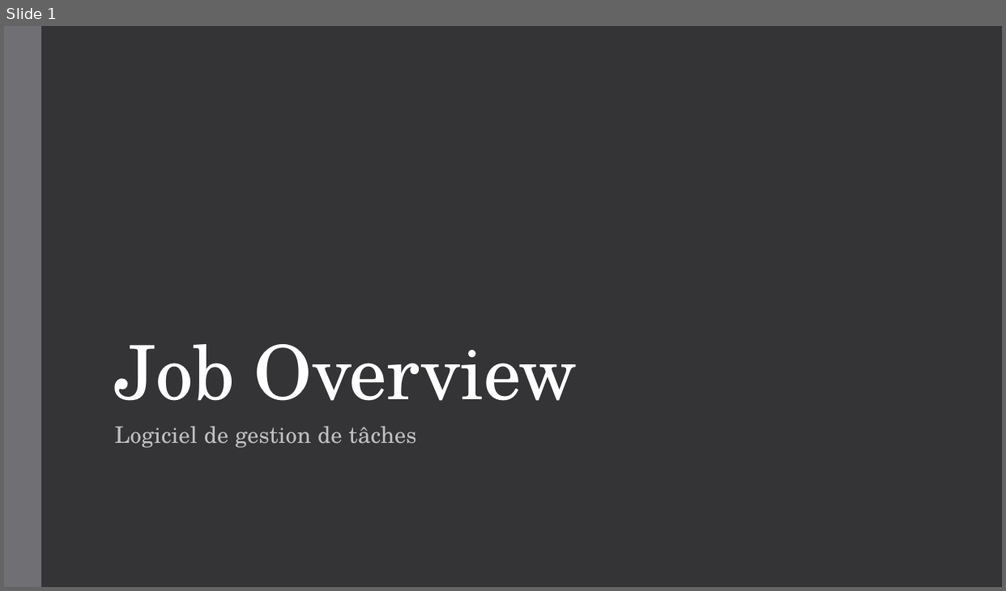
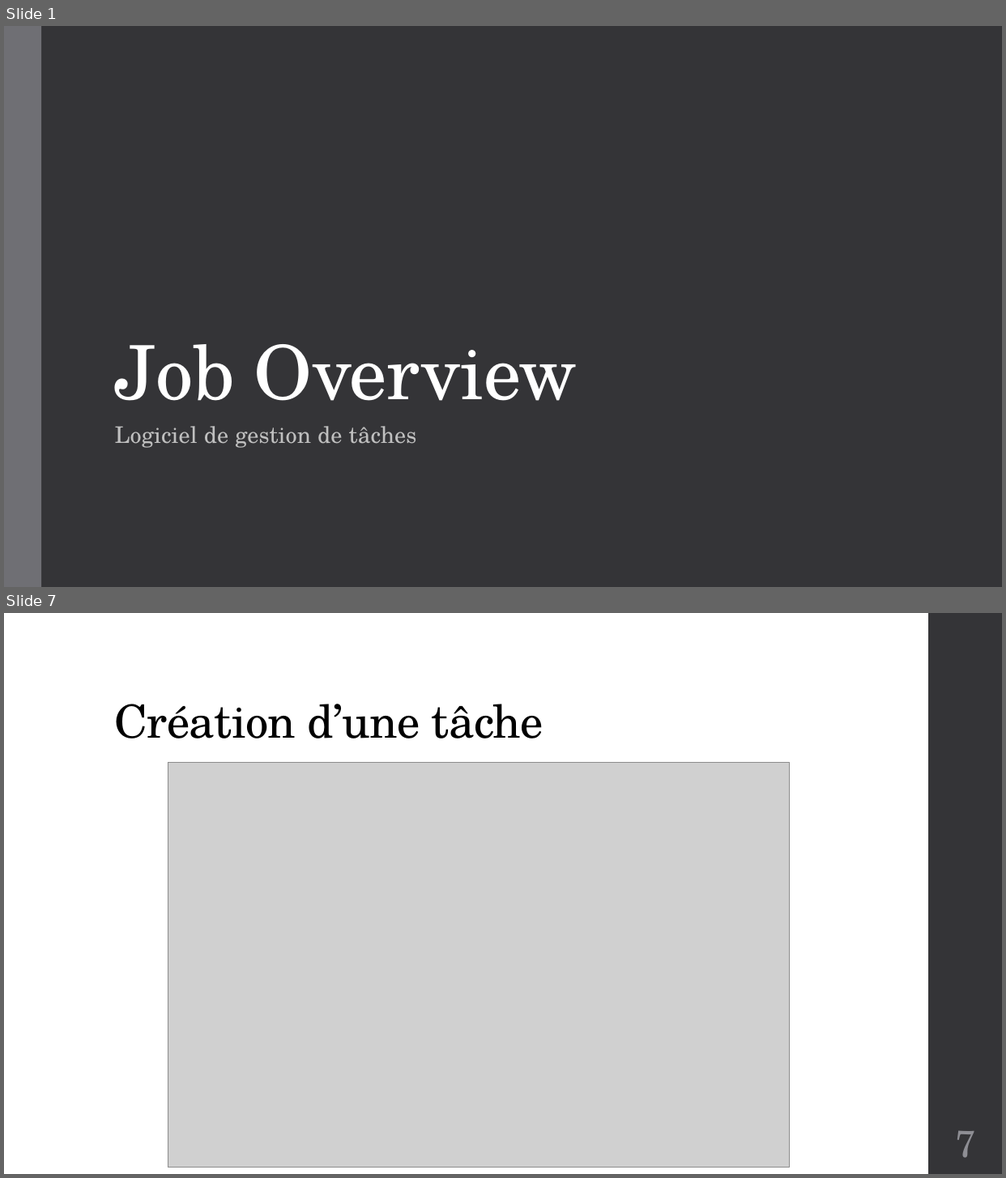
Before and after one commit to fwillemain/ProjetWPF, a slide deck: Livrables/Job Overview.pptx. Shown one above the other, each under a label of ours: slide 1 before the commit, slides 1 and 7 after it; the slides between them are not shown. The pictures are 1006x591 and 1006x1178 pixels, drawn with LibreOffice and Linux fonts; fonts in the diff are those of the drawing; grey boxes stand for pictures. Boxes give left, top, right and bottom in pixels: in the first picture for what was removed or moved away, otherwise in the second. Text is boxed around its words. In the diff, an @@ line names an element or a change of style, - is before the commit and + after.

```diff
--- a/Livrables/Job Overview.pptx
+++ b/Livrables/Job Overview.pptx
@@ slide 7 added at (4, 613, 1002, 1174), background #FFFFFF @@
@@ rectangle added at (928, 613, 1002, 1174), fill #353537 @@
@@ title added at (115, 704, 543, 739), 44 pt, text #000000 @@
+Création d’une tâche
@@ picture added at (168, 763, 790, 1168) @@
@@ page number added at (955, 1131, 976, 1158), 36 pt, text #8E8E94 @@
+7
```
Also in this commit, not shown: 7 slides changed, 5 other slides added, 3 slides removed, 6 other files.
